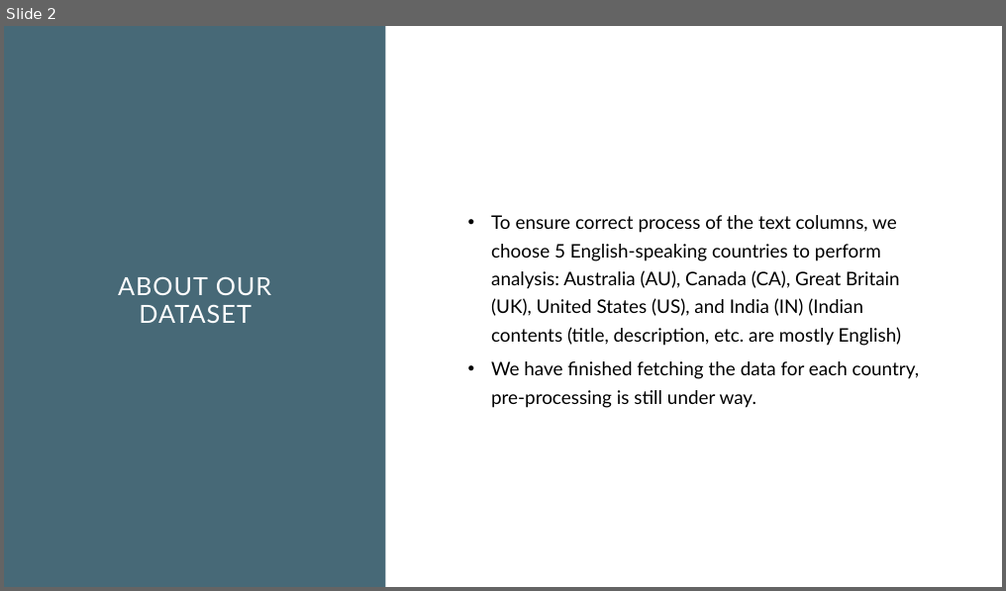
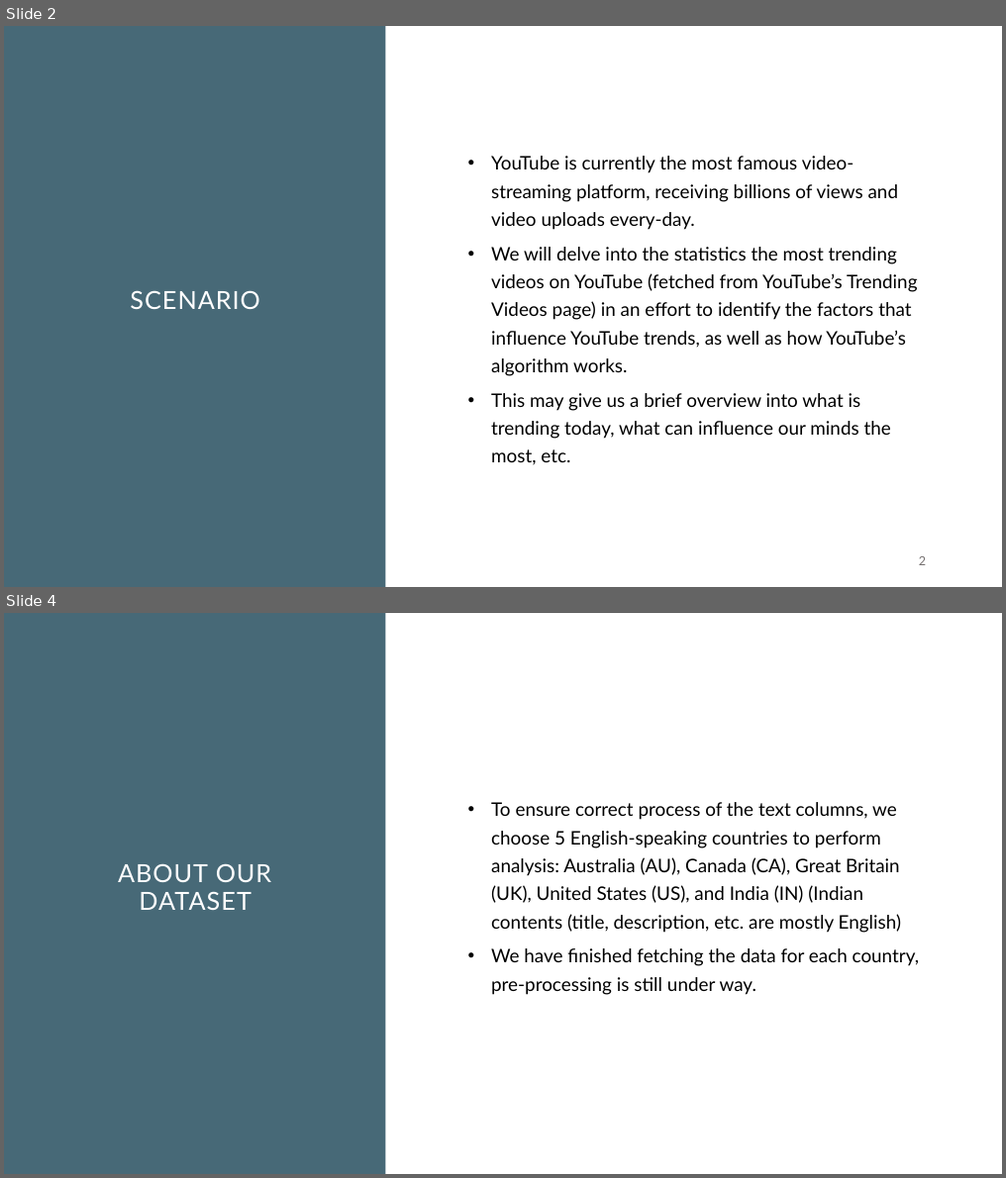
Before and after one commit to Y3l4n/Trending-Youtube-Scraper, a slide deck: Progress report.pptx. Shown one above the other, each under a label of ours: slide 2 before the commit, slides 2 and 4 after it; the slides between them are not shown. The pictures are 1006x591 and 1006x1178 pixels, drawn with LibreOffice and Linux fonts; fonts in the diff are those of the drawing. Boxes give left, top, right and bottom in pixels: in the first picture for what was removed or moved away, otherwise in the second. Text is boxed around its words. In the diff, an @@ line names an element or a change of style, - is before the commit and + after.

```diff
--- a/Progress report.pptx
+++ b/Progress report.pptx
@@ slide 2 added at (4, 26, 1002, 587), background #FFFFFF; not listed: 1 template element that a slide beside it also shows @@
@@ text added at (491, 156, 918, 466), 18 pt, text #000000 @@
+• YouTube is currently the most famous video-streaming platform, receiving billions of views and video uploads every-day.
+• We will delve into the statistics the most trending videos on YouTube (fetched from YouTube’s Trending Videos page) in an effort to identify the factors that influence YouTube trends, as well as how YouTube’s algorithm works.
+• This may give us a brief overview into what is trending today, what can influence our minds the most, etc.
@@ title added at (130, 290, 259, 309), 24 pt, text #FFFFFF @@
+SCENARIO
@@ page number added at (919, 557, 926, 566), 12 pt, text #767171 @@
+2
@@ what was slide 2 is now slide 4 @@
```
Also in this commit, not shown: 4 slides changed, 1 other slide added.
